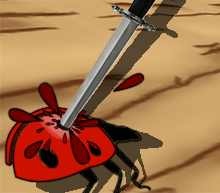
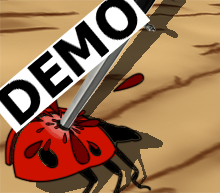
The second 220px x 193px image is a revision of the first. Changes to its layers:
added layer "DEMO" above "Big blood spots" over <box>0,0,150,134</box>
